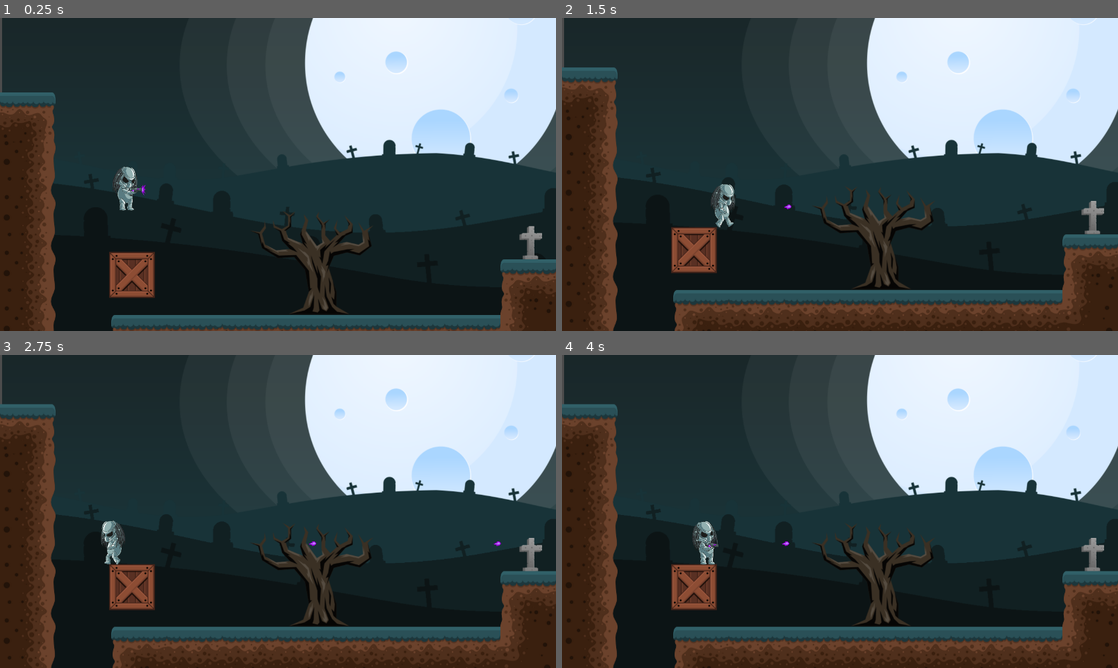
Above: before the commit, frames 1-4 (two rows, left to right).
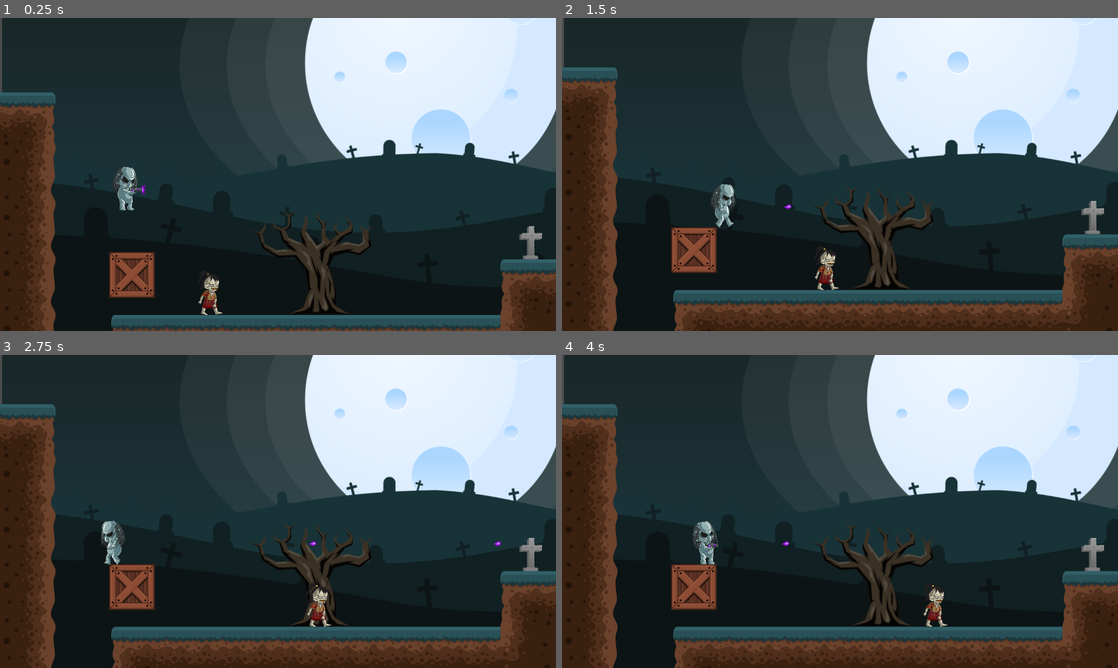
Above: after the commit, the same moments.

Repository: webgirlkristina/aliens-vs-zombies
Game: Godot game, scene res://Level1.tscn
The game is run twice, just before and just after one commit, with the same random seed, the same clock (stepped at 60 frames per second) and the same inputs.
Inputs:
- Up to frame 1 (0.25 s): no input
- Up to frame 2 (1.5 s): tap Enter (ui_accept) at 0.5, 0.77 s; hold Right (ui_right) from 0.53 s (still down)
- Up to frame 3 (2.75 s): tap Enter (ui_accept) at 1.52 s; release Right (ui_right) at 2.03 s; hold Left (ui_left) from 2.03 s (still down)
- Up to frame 4 (4 s): release Left (ui_left) at 2.78 s; hold Right (ui_right) from 2.78 s (still down); tap Enter (ui_accept) at 3.02, 3.77 s

The runs differ from the first frame. In frame 1, 0.3% of the frame differs, in the area x 35-40%, y 81-96%; in frame 2, 0.3%; in frame 3, 0.3%; in frame 4, 0.3%, in the area x 65-70%, y 73-88%.

Commit message:
Lesson 6: Adding Zombie

Diff:
--- a/Level1.tscn
+++ b/Level1.tscn
@@ -8,6 +8,7 @@
 [ext_resource path="res://BG Layers/bg1.png" type="Texture" id=6]
 [ext_resource path="res://BG Layers/bg2.png" type="Texture" id=7]
 [ext_resource path="res://BG Layers/bg3.png" type="Texture" id=8]
+[ext_resource path="res://Zombie.tscn" type="PackedScene" id=9]
 
 [node name="Level1" type="Node2D"]
 
@@ -144,3 +145,7 @@
 
 position = Vector2( 1004.53, 244.179 )
 texture = ExtResource( 8 )
+
+[node name="Zombie" parent="." index="7" instance=ExtResource( 9 )]
+
+position = Vector2( 458.916, 569.78 )
--- a/Plasma.gd
+++ b/Plasma.gd
@@ -15,4 +15,6 @@
 
 
 func _on_Plasma_body_entered(body):
+	if "Zombie" in body.name:
+		body.kill()
 	queue_free()
--- /dev/null
+++ b/Zombie.gd
@@ -0,0 +1,29 @@
+extends KinematicBody2D
+
+const SPEED = 100
+const FLOOR = Vector2(0, -1)
+const GRAVITY = 970
+
+var velocity = Vector2()
+var direction = 1
+var is_alive = true
+
+func kill():
+	is_alive = false
+	velocity.x = 0
+	$AnimatedSprite.play("dead")
+	$CollisionShape2D.disabled = true
+	$DeadCollision.disabled = false
+
+func _physics_process(delta):
+	if is_alive == true:
+		velocity.x = SPEED * direction
+		$AnimatedSprite.play("walk")
+	velocity.y += (GRAVITY * delta)
+	velocity = move_and_slide(velocity, FLOOR)
+	if is_on_wall():
+		change_direction()
+
+func change_direction():
+	direction *= -1
+	$AnimatedSprite.flip_h = !$AnimatedSprite.flip_h
--- /dev/null
+++ b/Zombie.tscn
@@ -0,0 +1,68 @@
+[gd_scene load_steps=19 format=2]
+
+[ext_resource path="res://Zombie.gd" type="Script" id=1]
+[ext_resource path="res://Zombie/Walk1.png" type="Texture" id=2]
+[ext_resource path="res://Zombie/Walk2.png" type="Texture" id=3]
+[ext_resource path="res://Zombie/Walk3.png" type="Texture" id=4]
+[ext_resource path="res://Zombie/Walk4.png" type="Texture" id=5]
+[ext_resource path="res://Zombie/Walk5.png" type="Texture" id=6]
+[ext_resource path="res://Zombie/Walk6.png" type="Texture" id=7]
+[ext_resource path="res://Zombie/Dead1.png" type="Texture" id=8]
+[ext_resource path="res://Zombie/Dead2.png" type="Texture" id=9]
+[ext_resource path="res://Zombie/Dead3.png" type="Texture" id=10]
+[ext_resource path="res://Zombie/Dead4.png" type="Texture" id=11]
+[ext_resource path="res://Zombie/Dead5.png" type="Texture" id=12]
+[ext_resource path="res://Zombie/Dead6.png" type="Texture" id=13]
+[ext_resource path="res://Zombie/Dead7.png" type="Texture" id=14]
+[ext_resource path="res://Zombie/Dead8.png" type="Texture" id=15]
+
+[sub_resource type="SpriteFrames" id=1]
+
+animations = [ {
+"frames": [ ExtResource( 2 ), ExtResource( 3 ), ExtResource( 4 ), ExtResource( 5 ), ExtResource( 6 ), ExtResource( 7 ) ],
+"loop": true,
+"name": "walk",
+"speed": 5.0
+}, {
+"frames": [ ExtResource( 8 ), ExtResource( 9 ), ExtResource( 10 ), ExtResource( 11 ), ExtResource( 12 ), ExtResource( 13 ), ExtResource( 14 ), ExtResource( 15 ) ],
+"loop": false,
+"name": "dead",
+"speed": 15.0
+} ]
+
+[sub_resource type="RectangleShape2D" id=2]
+
+custom_solver_bias = 0.0
+extents = Vector2( 17.9147, 47.6677 )
+
+[sub_resource type="RectangleShape2D" id=3]
+
+custom_solver_bias = 0.0
+extents = Vector2( 52.9008, 16.3305 )
+
+[node name="Zombie" type="KinematicBody2D" index="0"]
+
+input_pickable = false
+collision_layer = 1
+collision_mask = 1
+collision/safe_margin = 0.08
+script = ExtResource( 1 )
+
+[node name="AnimatedSprite" type="AnimatedSprite" parent="." index="0"]
+
+scale = Vector2( 0.25, 0.25 )
+frames = SubResource( 1 )
+animation = "dead"
+frame = 5
+_sections_unfolded = [ "Transform" ]
+
+[node name="CollisionShape2D" type="CollisionShape2D" parent="." index="1"]
+
+position = Vector2( 3.64888, 1.93174 )
+shape = SubResource( 2 )
+
+[node name="DeadCollision" type="CollisionShape2D" parent="." index="2"]
+
+position = Vector2( -3.64885, 6.00988 )
+shape = SubResource( 3 )
+disabled = true
Not shown: 1 places in Level1.tscn that only renumber resources
Not shown, changed: README.md
